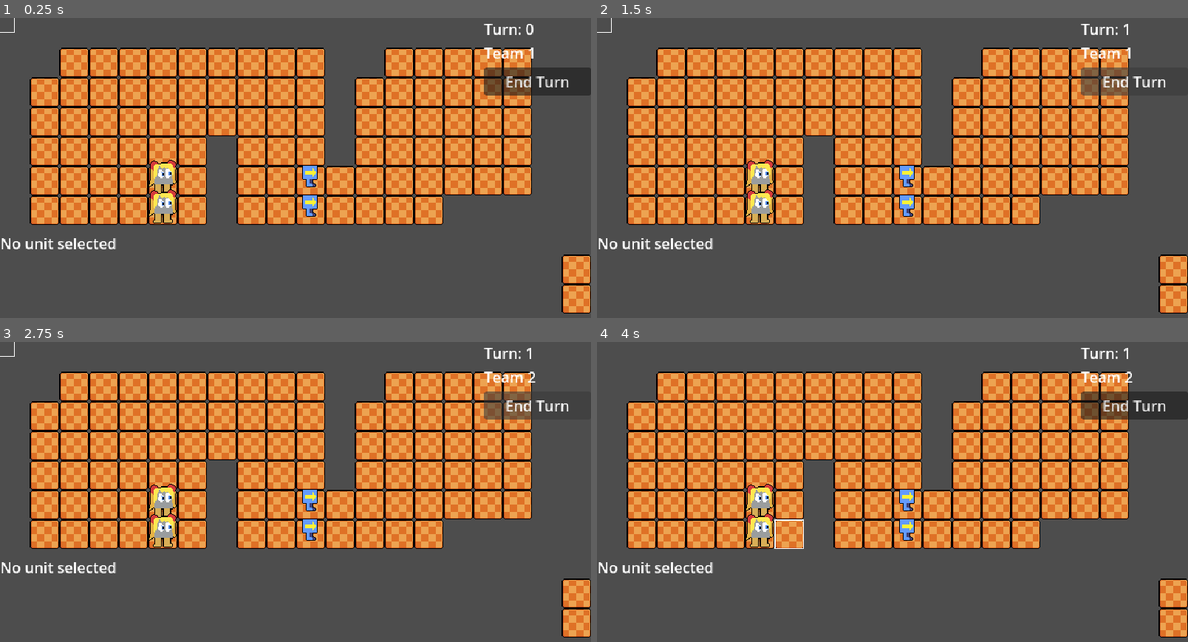
Above: before the commit, frames 1-4 (two rows, left to right).
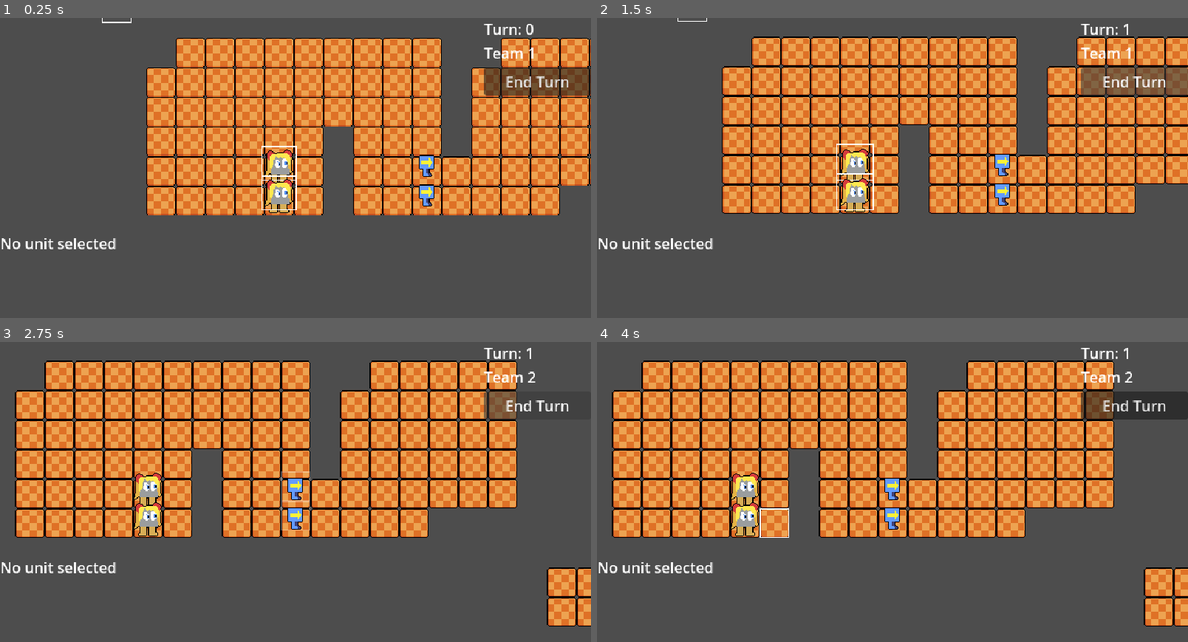
Above: after the commit, the same moments.

Repository: Sciman101/StrategyThing
Game: Godot game, scene res://game.tscn
Same seed, same stepped clock (60 frames per second), same inputs: the game is played once before the commit and once after it.
Inputs (mouse positions are in pixels of both pictures, inside the frame that each line leads up to):
- Up to frame 1 (0.25 s): no input
- Up to frame 2 (1.5 s): click "End Turn" at 0.5 s; click "End Turn" at 1.25 s
- Up to frame 3 (2.75 s): click "End Turn" at 2 s
- Up to frame 4 (4 s): move the mouse to (1022, 492) at 2.77 s; right-click (1022, 492) at 2.85 s; click (1022, 492) at 2.92 s; move the mouse to (774, 525) at 3.52 s; tap Middle mouse button (move_camera) at 3.6 s; click (774, 525) at 3.67 s

The runs differ from the first frame. In frame 1, 48% of the frame differs, in the area x 0-100%, y 0-99%; in frame 2, 46%; in frame 3, 38%; in frame 4, 38%.
Error before the commit: Invalid call. Nonexistent function 'empty' in base 'Array'. (res://scripts/Game.gd:106)

Commit message:
Fixed bug and made units solid

Diff:
--- a/scripts/Board.gd
+++ b/scripts/Board.gd
@@ -34,8 +34,10 @@
 
 func move_unit(unit, new_pos : Vector2i, move_visual : bool = true):
 	units.erase(unit.board_position)
+	astar.set_point_disabled(_astar_from_board(unit.board_position), false)
 	units[new_pos] = unit
 	unit.board_position = new_pos
+	astar.set_point_disabled(_astar_from_board(unit.board_position), true)
 	if move_visual:
 		unit.position = map_to_local(new_pos)
 
@@ -152,6 +154,11 @@
 
 #== ASTAR SETUP & UTILITIES ==#
 
+func _astar_from_board(pos : Vector2i):
+	var rect = get_used_rect()
+	pos -= rect.position
+	return pos.x + pos.y * rect.size.x
+
 func _astar_from_pos(pos : Vector2i):
 	var rect = get_used_rect()
 	return pos.x + pos.y * rect.size.x
--- a/scripts/Game.gd
+++ b/scripts/Game.gd
@@ -103,7 +103,7 @@
 	# Reset next team and move camera
 	deselect_unit()
 	var units = board.get_team_units(team_idx)
-	if not units.empty():
+	if not units.is_empty():
 		var camera_pos = Vector2.ZERO
 		for unit in units:
 			camera_pos += board.map_to_local(unit.board_position)
